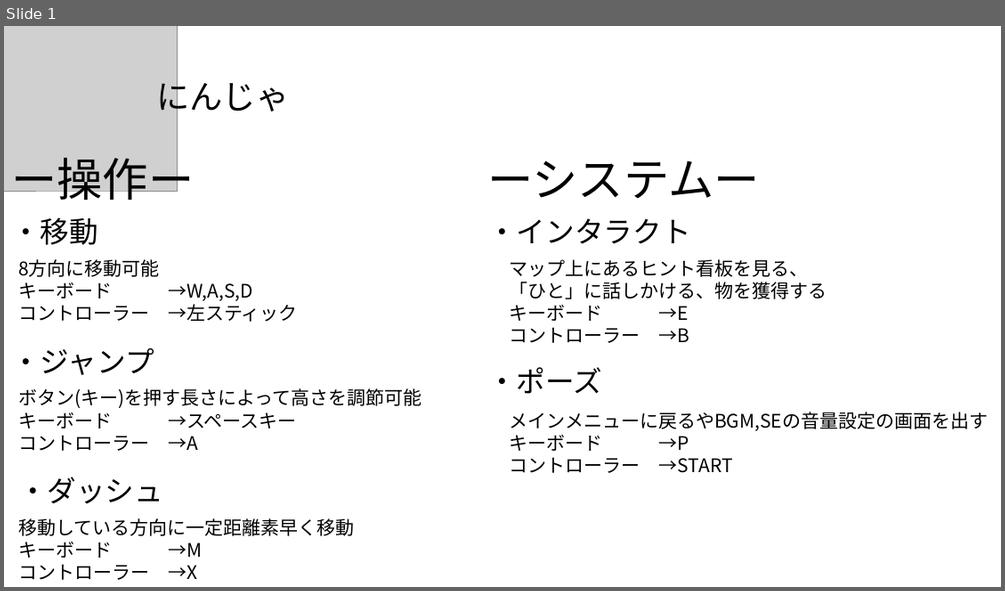
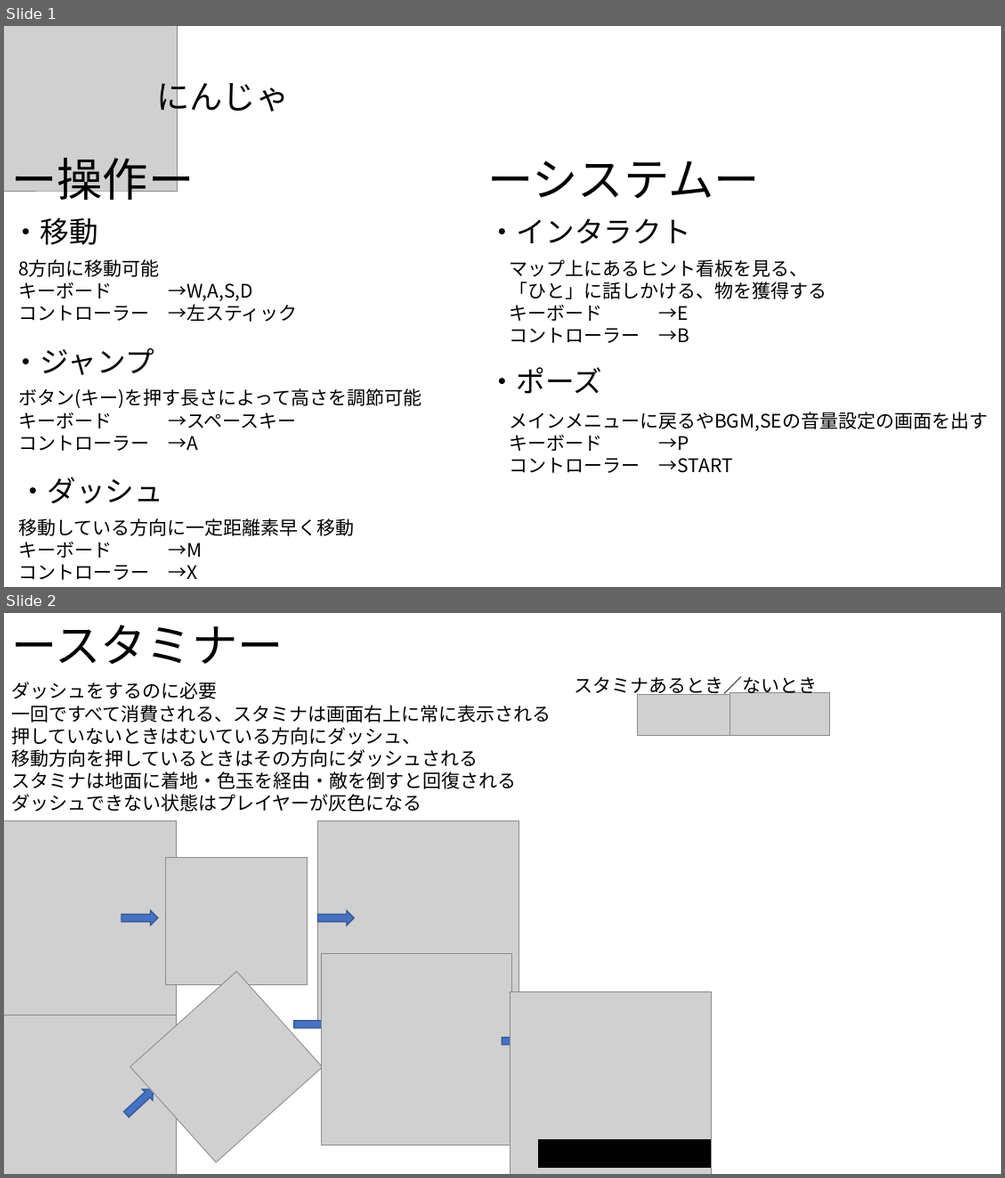
Before and after one commit to Shingo-Takenaka/Employment-work, a slide deck: 仕様書/Ninja.pptx. Shown one above the other, each under a label of ours: slide 1 before the commit, slides 1 and 2 after it. The pictures are 1005x591 and 1005x1178 pixels, drawn with LibreOffice and Linux fonts; fonts in the diff are those of the drawing; grey boxes stand for pictures. Boxes give left, top, right and bottom in pixels: in the first picture for what was removed or moved away, otherwise in the second. Text is boxed around its words. In the diff, an @@ line names an element or a change of style, - is before the commit and + after.

```diff
--- a/仕様書/Ninja.pptx
+++ b/仕様書/Ninja.pptx
@@ slide 2 added at bbox=[4, 613, 1001, 1174], background #FFFFFF @@
@@ text added at bbox=[11, 625, 283, 664], 44 pt, text #000000 @@
+ースタミナー
@@ text added at bbox=[11, 682, 551, 811], 18 pt, text #000000 @@
+ダッシュをするのに必要
+一回ですべて消費される、スタミナは画面右上に常に表示される
+押していないときはむいている方向にダッシュ、
+移動方向を押しているときはその方向にダッシュされる
+スタミナは地面に着地・色玉を経由・敵を倒すと回復される
+ダッシュできない状態はプレイヤーが灰色になる
@@ text added at bbox=[574, 676, 817, 697], 18 pt, text #000000 @@
+スタミナあるとき／ないとき
@@ picture added at bbox=[729, 692, 829, 735] @@
@@ picture added at bbox=[638, 695, 737, 735] @@
@@ group added at bbox=[4, 821, 519, 1022]: 3 pictures, 2 right arrows @@
@@ picture added at bbox=[321, 953, 512, 1144] @@
@@ picture added at bbox=[130, 972, 323, 1162] @@
@@ picture added at bbox=[510, 991, 712, 1174] @@
@@ picture added at bbox=[4, 1015, 177, 1174] @@
@@ right arrow added at bbox=[294, 1017, 331, 1032], fill #4472C4, outline #325491 1 pt @@
@@ right arrow added at bbox=[502, 1033, 539, 1048], fill #4472C4, outline #325491 1 pt @@
@@ right arrow added at bbox=[121, 1084, 158, 1120], fill #4472C4, outline #325491 1 pt @@
@@ rectangle added at bbox=[539, 1140, 710, 1167], fill #000000, outline #000000 1 pt @@
```
Also in this commit, not shown: 2 other slides added, 20 other files.
